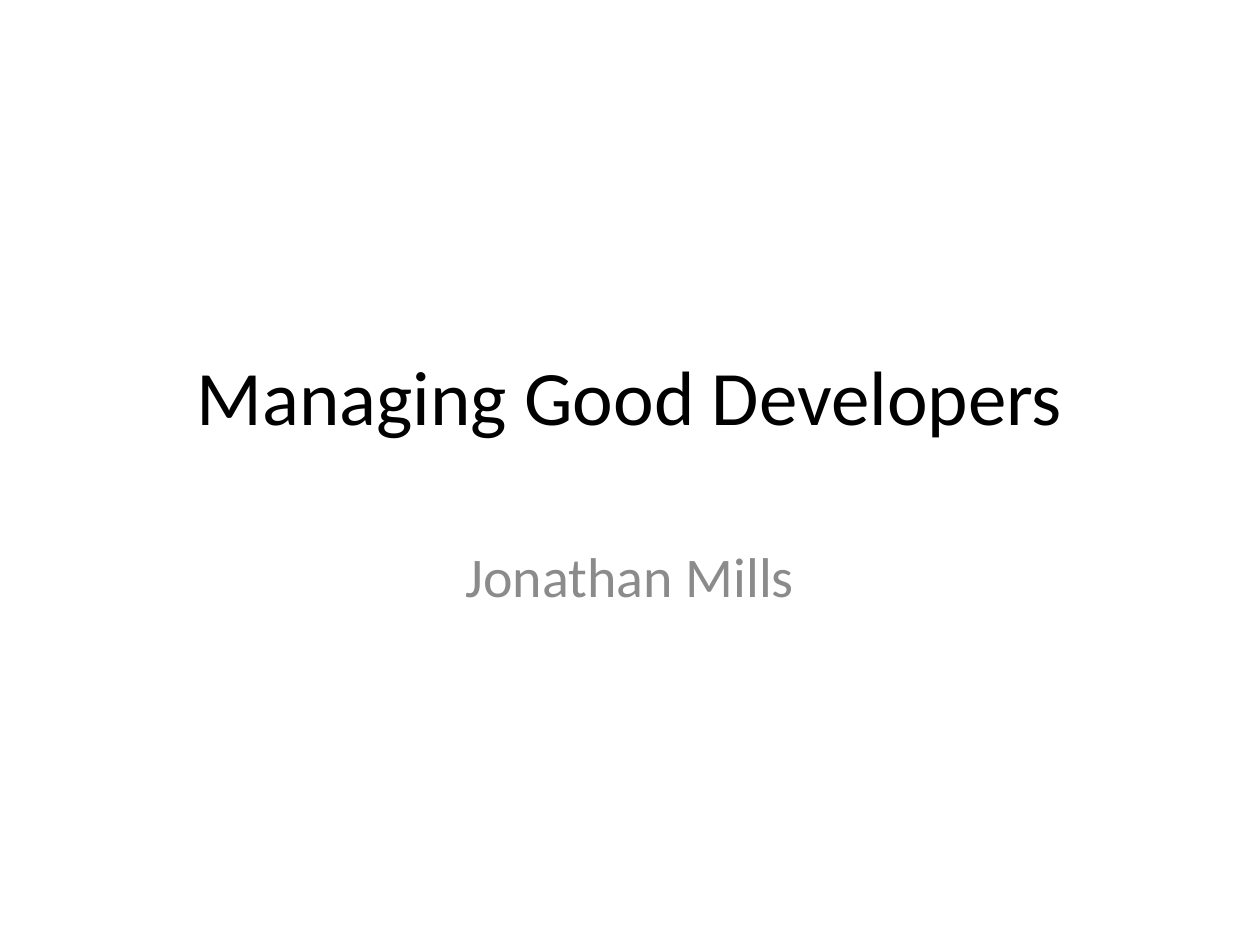
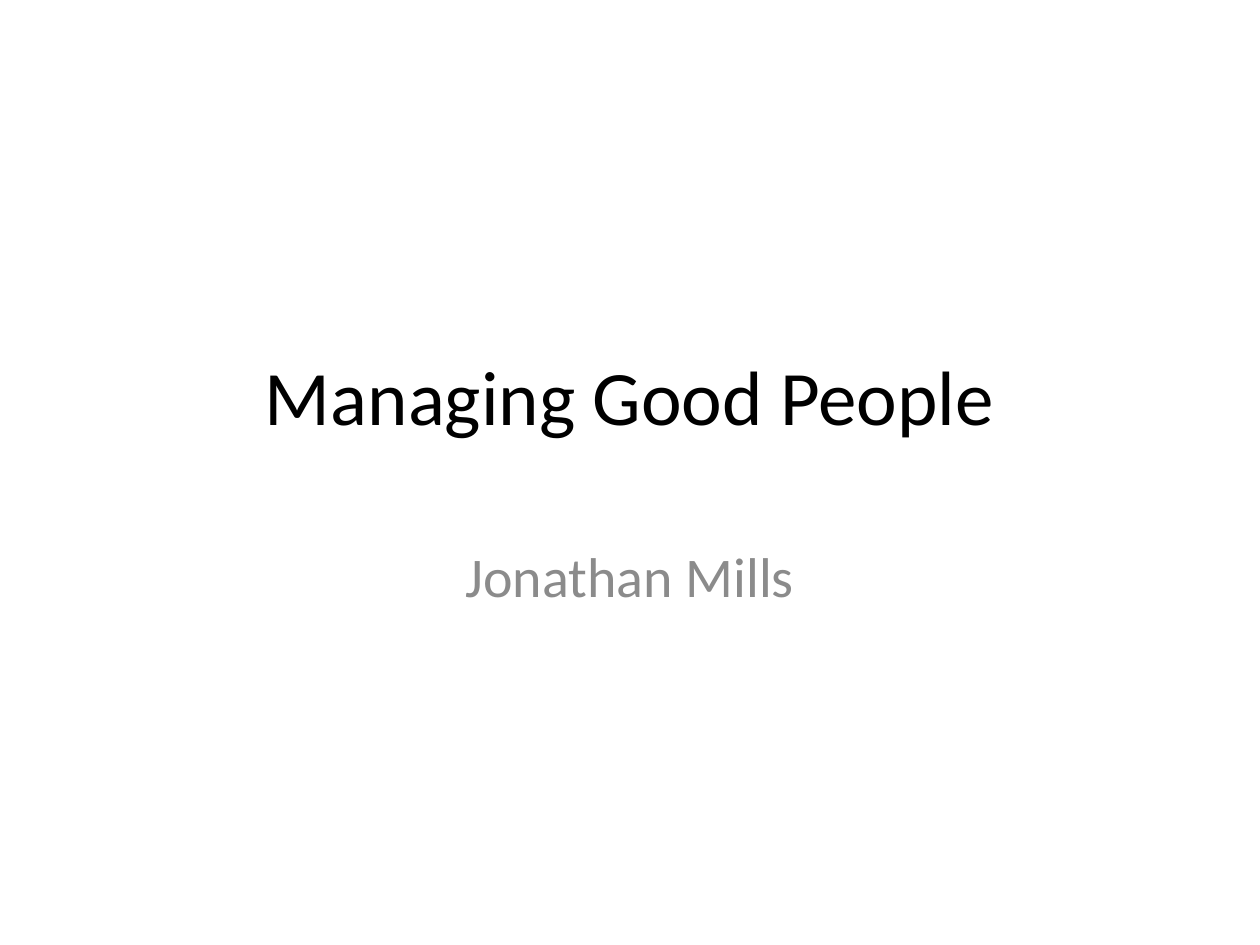
Before and after one commit to jonathanfmills/SessionSlides, a slide deck: slide 6 of ManagingAgileDevs.pptx (slide 4 before the commit). Drawn at 1260x945 pixels with LibreOffice and Linux fonts; fonts in the diff are those of the drawing. Boxes give left, top, right and bottom in pixels: in the first picture for what was removed or moved away, otherwise in the second. Text is boxed around its words. In the diff, an @@ line names an element or a change of style, - is before the commit and + after.

```diff
--- a/ManagingAgileDevs.pptx
+++ b/ManagingAgileDevs.pptx
@@ title at (265,371,993,439): text changed @@
-Managing Good Developers
+Managing Good People
```
Also in this commit, not shown: 3 other slides changed, 2 slides added, 7 other files.
